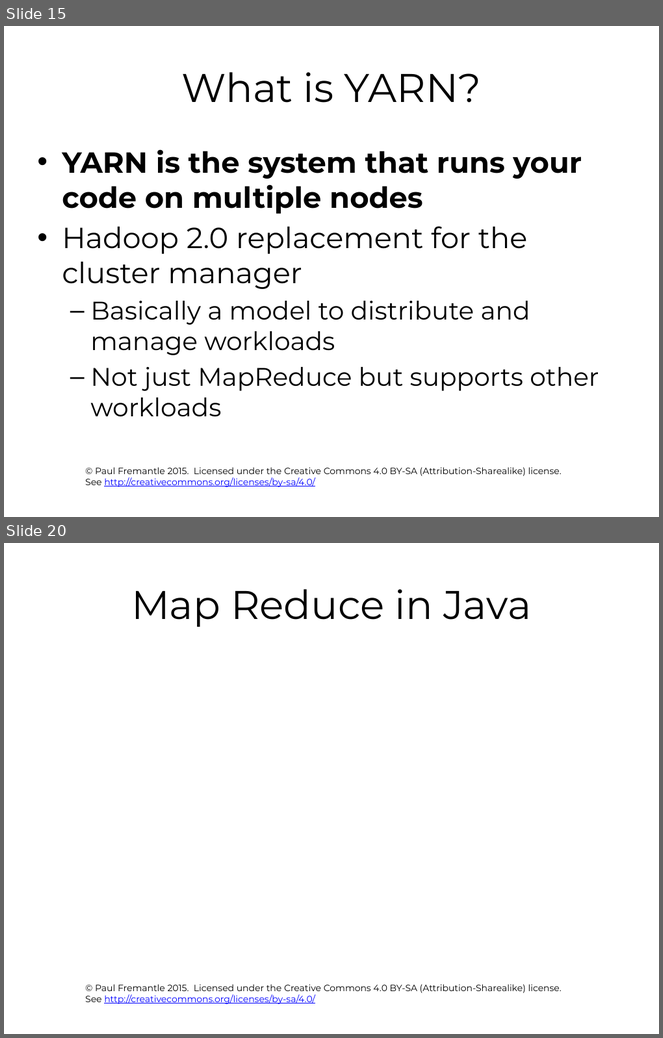
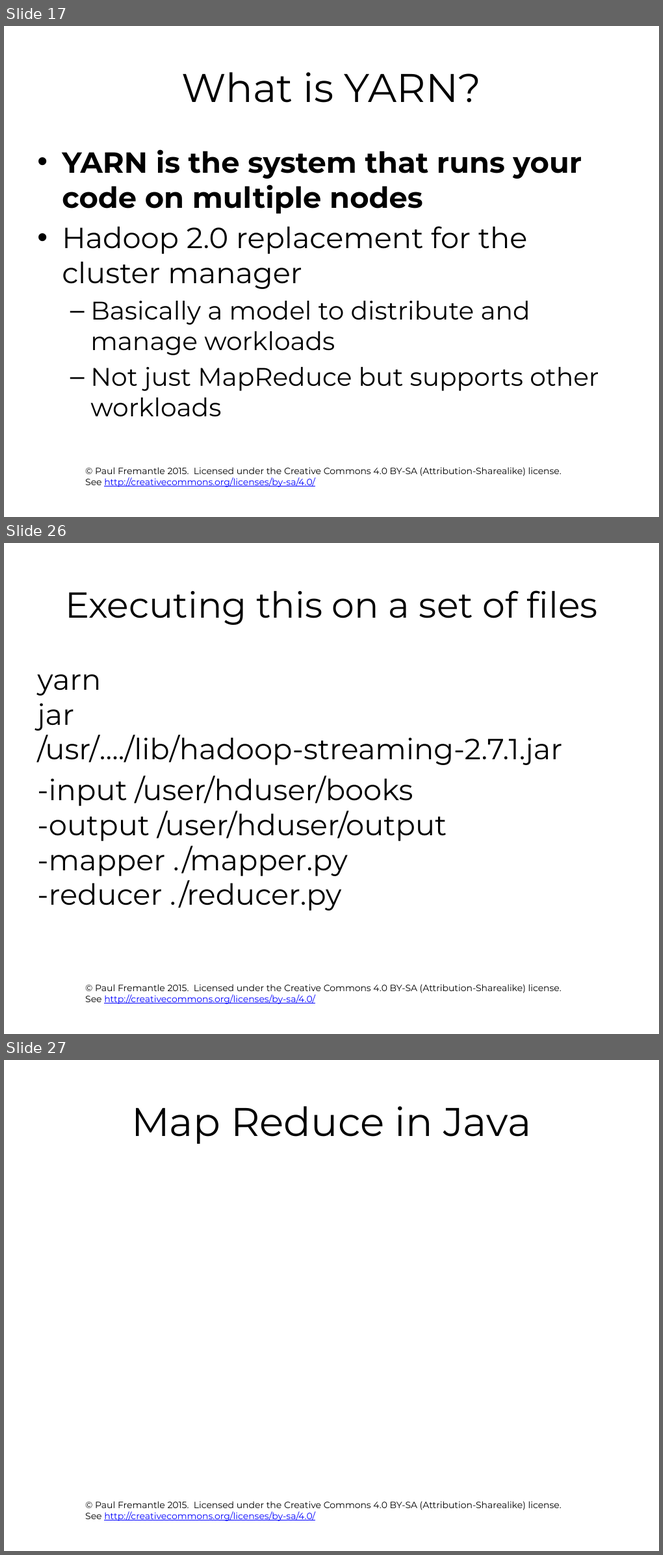
Before and after one commit to pzfreo/ox-clo, a slide deck: pres-source/05-hadoop.pptx. Shown one above the other, each under a label of ours: slides 15 and 20 before the commit, slides 17, 26 and 27 after it; the slides between them are not shown. The pictures are 663x1038 and 663x1555 pixels, drawn with LibreOffice and Linux fonts; fonts in the diff are those of the drawing; background and template pictures are left out. Boxes give left, top, right and bottom in pixels: in the first picture for what was removed or moved away, otherwise in the second. Text is boxed around its words. In the diff, an @@ line names an element or a change of style, - is before the commit and + after.

```diff
--- a/pres-source/05-hadoop.pptx
+++ b/pres-source/05-hadoop.pptx
@@ slide 26 added at (x1=4, y1=543, x2=659, y2=1034), background #FFFFFF; not listed: 1 template element that a slide beside it also shows @@
@@ title added at (x1=65, y1=590, x2=598, y2=625), 39.6 pt, text #000000 @@
+Executing this on a set of files
@@ text added at (x1=37, y1=674, x2=562, y2=911), 32 pt, text #000000 @@
+yarn
+jar
+/usr/…./lib/hadoop-streaming-2.7.1.jar
+-input /user/hduser/books
+-output /user/hduser/output
+-mapper ./mapper.py
+-reducer ./reducer.py
@@ what was slide 15 is now slide 17 @@
@@ what was slide 20 is now slide 27 @@
```
Also in this commit, not shown: 8 slides changed, 6 other slides added, 1 slide removed.
